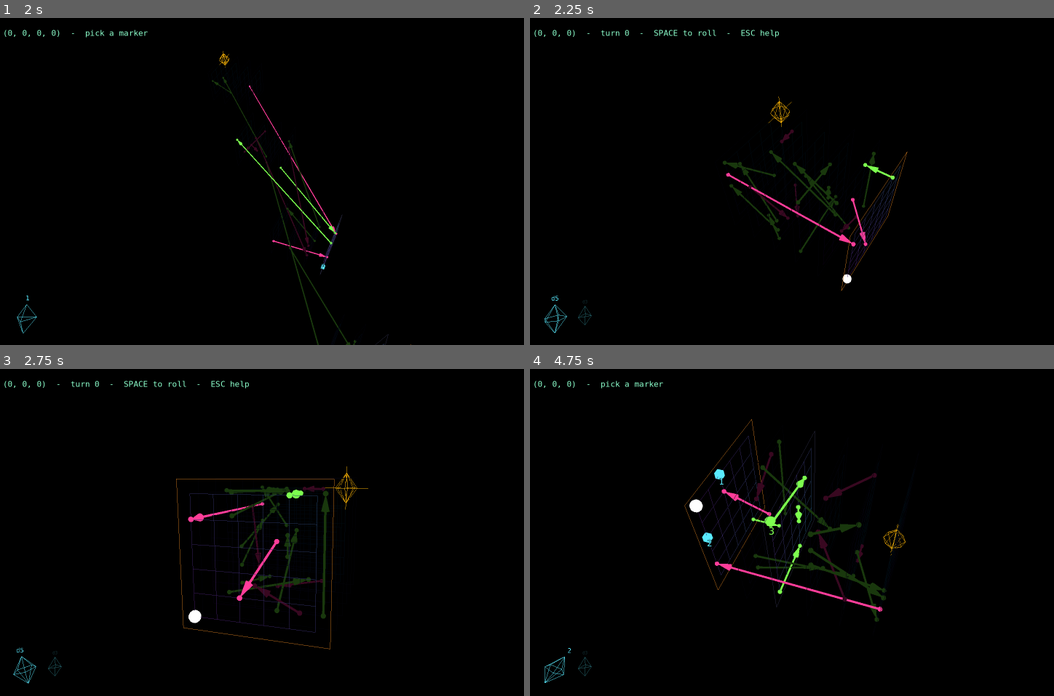
Above: before the commit, frames 1-4 (two rows, left to right).
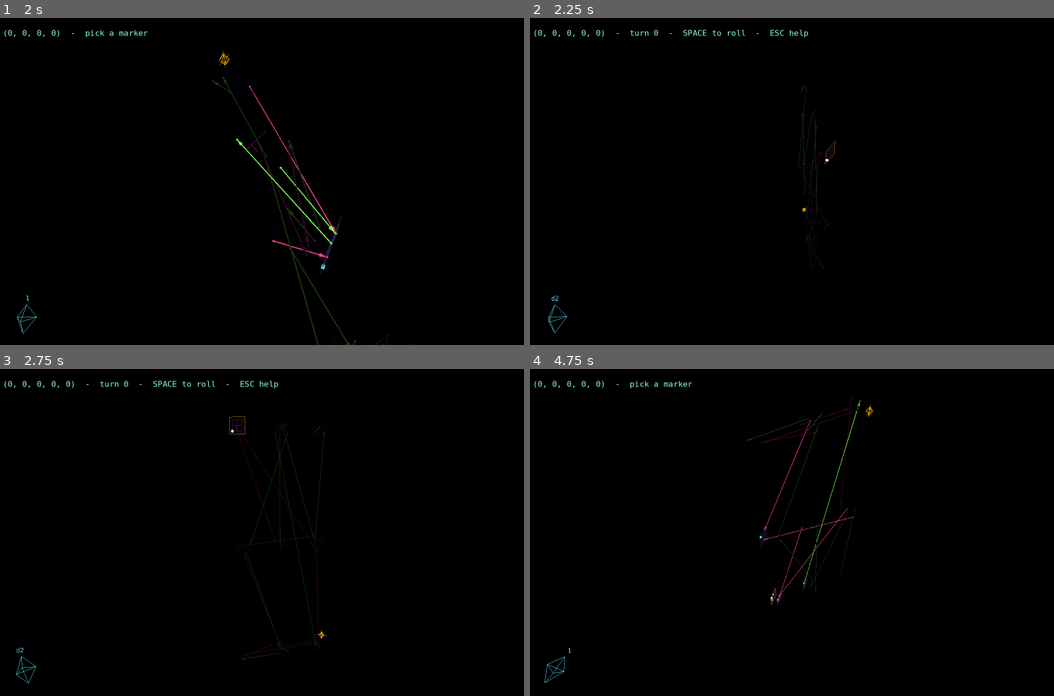
Above: after the commit, the same moments.

Repository: SamTech37/snakes-and-ladder-Ndim
Game: Godot game, scene res://src/main/main.tscn
Same seed, same stepped clock (60 frames per second), same inputs: the game is played once before the commit and once after it.
Inputs (mouse positions are in pixels of both pictures, inside the frame that each line leads up to):
- Up to frame 1 (2 s): tap Enter (ui_accept) at 0.5, 0.77 s; move the mouse to (408, 165) at 0.52 s; hold D 0.53-1.25 s; tap R at 0.6 s; click (408, 165) at 0.67 s; drag from (167, 197) to (251, 246) at 1.27 s
- Up to frame 2 (2.25 s): move the mouse to (870, 109) at 2.02 s; hold D from 2.03 s (still down); tap C at 2.1 s
- Up to frame 3 (2.75 s): keep holding D
- Up to frame 4 (4.75 s): release D at 2.75 s; drag from (781, 597) to (640, 483) at 2.77 s; move the mouse to (985, 581) at 3.52 s; tap X at 3.6 s; tap Enter (ui_accept) at 3.77 s; drag from (640, 483) to (723, 450) at 4.27 s

Frame 1 is identical in both runs. In frame 2, 2.6% of the frame differs, in the area x 2-73%, y 3-97%; in frame 3, 3.8%; in frame 4, 4.1%, in the area x 2-72%, y 3-96%.

Commit message:
feat: put 2D and 5D boards on the D key
Data, not code: dimension count was always meant to be data, and both boards
fall out of the existing lattice math untouched.

[10, 10] is one plane with no deck to explode, so TAB only widens the spacing -
the board everyone already knows, kit d6/d3, 8.87 expected rolls.
[3, 3, 3, 3, 3] is nine decks of nine cells, kit d2, 8.09 expected rolls.

Both measure 0% ambiguity at both home angles. test_play now runs all four
boards, since 2D and 5D exercise the ends of the layout math: no deck at all,
and axes 4+ marching downward.

5D is legible but small and sparse on screen at the current stride. Noted, not
fixed.

Co-Authored-By: Claude Opus 5 <noreply@anthropic.com>

Diff:
--- a/src/game/rules.gd
+++ b/src/game/rules.gd
@@ -13,12 +13,16 @@
 ## the game rather than only by editing the export or a test script.
 ## ponytail: static var, not const -- PackedInt32Array literals are not constant
 ## expressions, so a const array of them will not parse.
-## ponytail: 5D is deliberately not in here. The code generalises to it and it drew
-## fine, but 3D and 4D are not right yet and shipping a third broken view only makes
-## it harder to tell which one is wrong. Add [3,3,3,3,3] back when 3D and 4D are good.
+## [6,6,6] stays first: tests/odds.gd holds that one to a target band, and it is the
+## board the game opens on.
 static var SIZES: Array[PackedInt32Array] = [
 	PackedInt32Array([6, 6, 6]),
 	PackedInt32Array([4, 4, 4, 4]),
+	PackedInt32Array([3, 3, 3, 3, 3]),
+	# 2D: one plane, no deck to explode, so TAB only widens the spacing. It is the
+	# board everyone already knows, and it is the one place the projection cannot be
+	# blamed for anything.
+	PackedInt32Array([10, 10]),
 ]
 
 ## The dice the player picks between before rolling. Measured on [6,6,6]: a single d5
--- a/tests/test_play.gd
+++ b/tests/test_play.gd
@@ -29,7 +29,10 @@
 			peak = maxi(peak, absi(d.decode_s16(i)))
 		assert(peak > 3000, "%s is silent" % sound)
 
-	for size in [PackedInt32Array([5, 5, 5]), PackedInt32Array([4, 4, 4, 4])]:
+	# One board per dimension count the game offers, since 2D and 5D exercise the ends
+	# of the layout math: no deck at all, and axes 4+ marching downward.
+	for size in [PackedInt32Array([10, 10]), PackedInt32Array([5, 5, 5]),
+			PackedInt32Array([4, 4, 4, 4]), PackedInt32Array([3, 3, 3, 3, 3])]:
 		var m = load("res://src/main/main.tscn").instantiate()
 		m.size = size
 		m.anim = false
Not shown, changed: CLAUDE.md
Not shown, changed: WORKLOG.md
